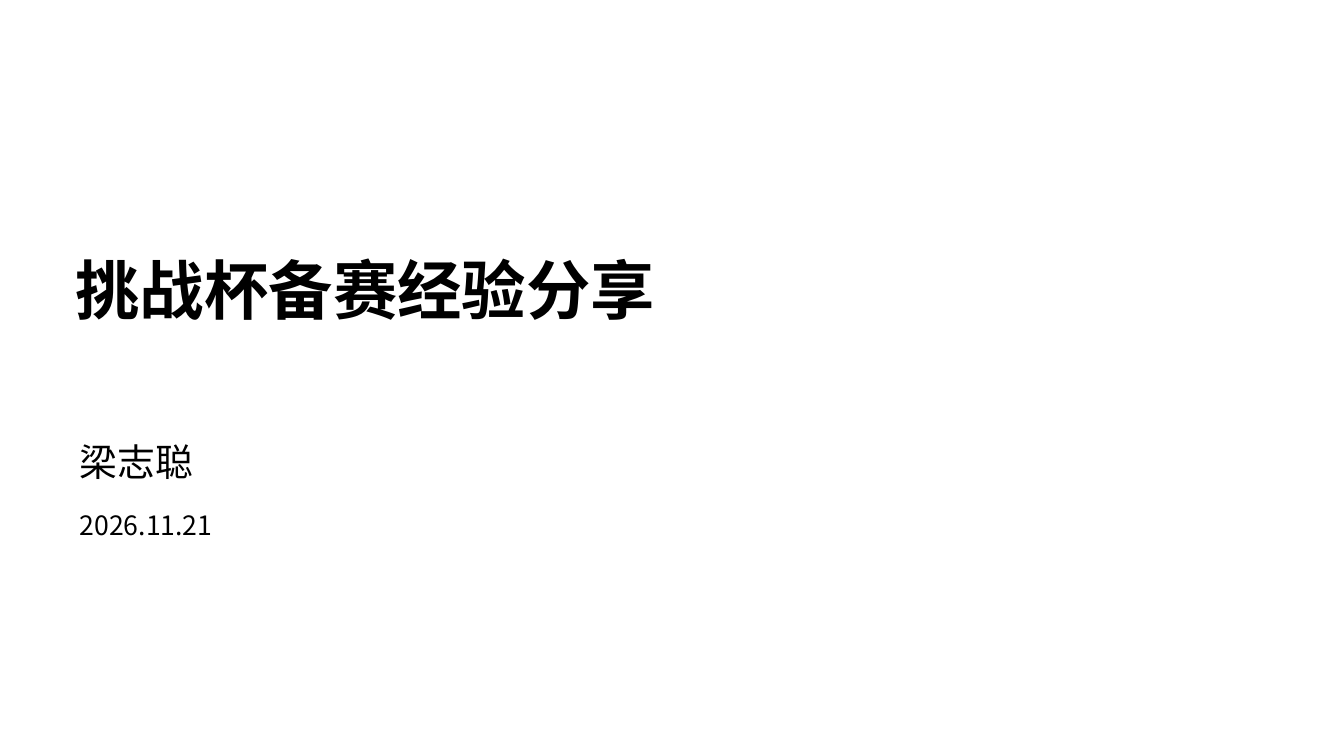
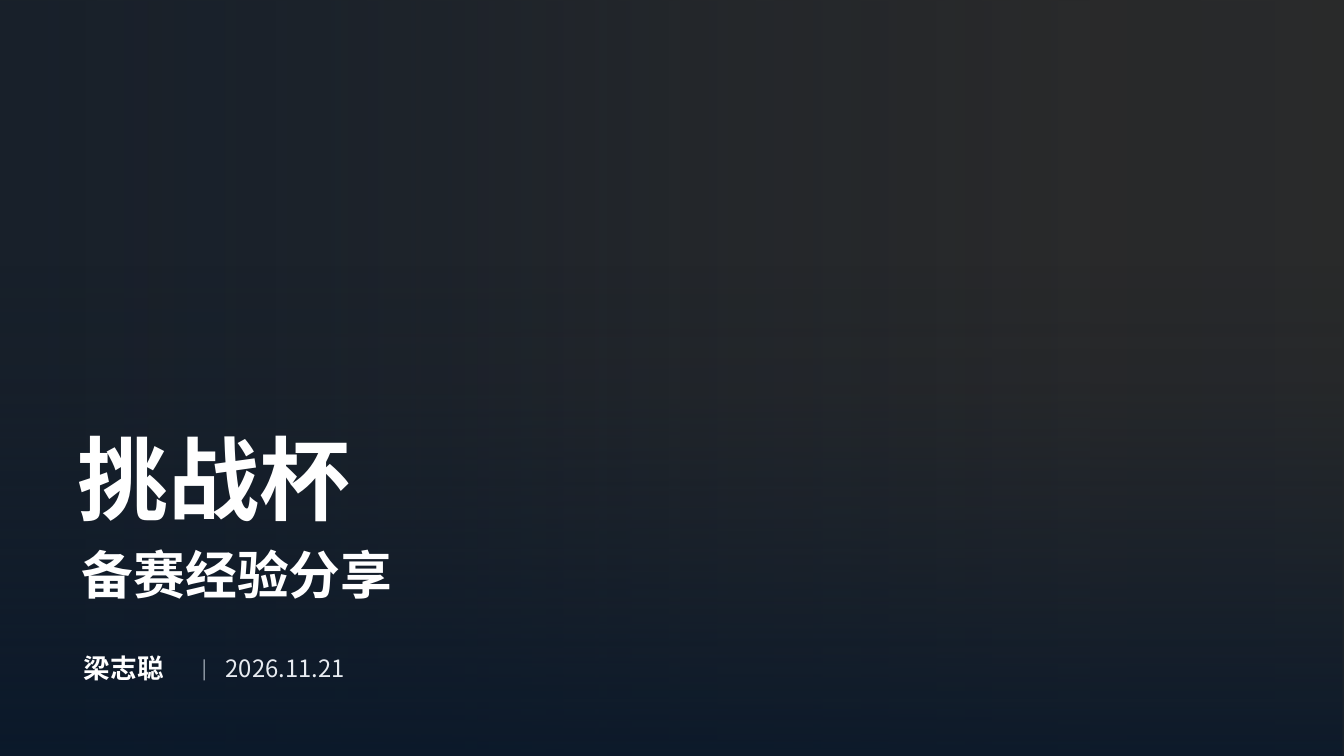
Before and after one commit to uuoov/challenge-cup-sharing, a slide deck: slide 1 of challenge-cup-sharing.pptx. Drawn at 1344x756 pixels with LibreOffice and Linux fonts; fonts in the diff are those of the drawing; background and template pictures are left out; a plain dark background stands for a picture behind light text. Boxes give left, top, right and bottom in pixels: in the first picture for what was removed or moved away, otherwise in the second. Text is boxed around its words. In the diff, an @@ line names an element or a change of style, - is before the commit and + after.

Commit message:
更新35页挑战杯分享稿并同步新域名

```diff
--- a/challenge-cup-sharing.pptx
+++ b/challenge-cup-sharing.pptx
@@ background #FFFFFF to picture (left out) @@
@@ rectangle added at bbox=[0, 0, 1344, 756], fill gradient #09182A @@
@@ rectangle added at bbox=[0, 0, 1344, 756], fill gradient #09182A @@
@@ text added at bbox=[78, 435, 351, 522], 65 pt, text #FFFFFF, bold @@
+挑战杯
@@ text "备赛经验分享" at bbox=[82, 549, 392, 599]: vertical alignment top to middle @@
@@ text at bbox=[82, 549, 392, 599]: text changed; size 46 to 37 pt; text colour #000000 to #FFFFFF @@
-挑战杯备赛经验分享
+备赛经验分享
@@ text "梁志聪": place and size @@
-text "梁志聪" at bbox=[80, 444, 193, 479]
+text "梁志聪" at bbox=[84, 655, 164, 681]
@@ text "梁志聪" at bbox=[84, 655, 164, 681]: size 27 to 19 pt, text colour #000000 to #FFFFFF, bold on; line spacing 1.08 to 1; vertical alignment top to middle @@
@@ rectangle added at bbox=[204, 659, 205, 681], fill #CAD4DE @@
@@ text "2026.11.21": place and size @@
-text "2026.11.21" at bbox=[80, 515, 213, 536]
+text "2026.11.21" at bbox=[226, 659, 345, 678]
@@ text "2026.11.21" at bbox=[226, 659, 345, 678]: size 19 to 17 pt, text colour #000000 to #E8ECF1; line spacing 1.08 to 1; vertical alignment top to middle @@
```
Also in this commit, not shown: 8 other slides changed, 1 slide added, 1 other file.
